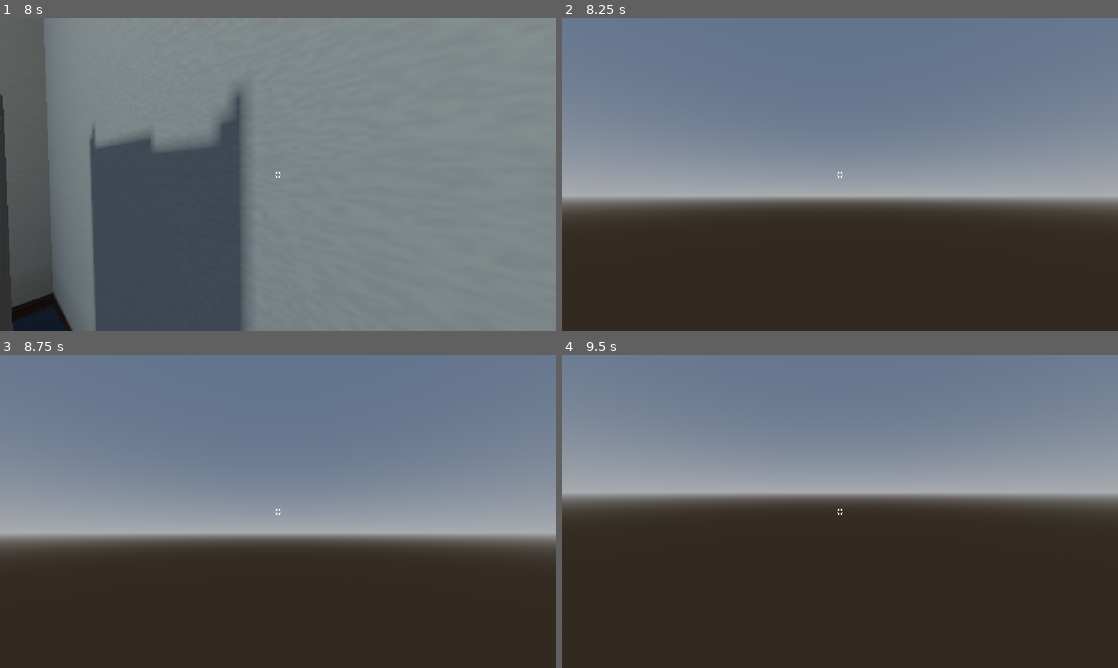
Above: before the commit, frames 1-4 (two rows, left to right).
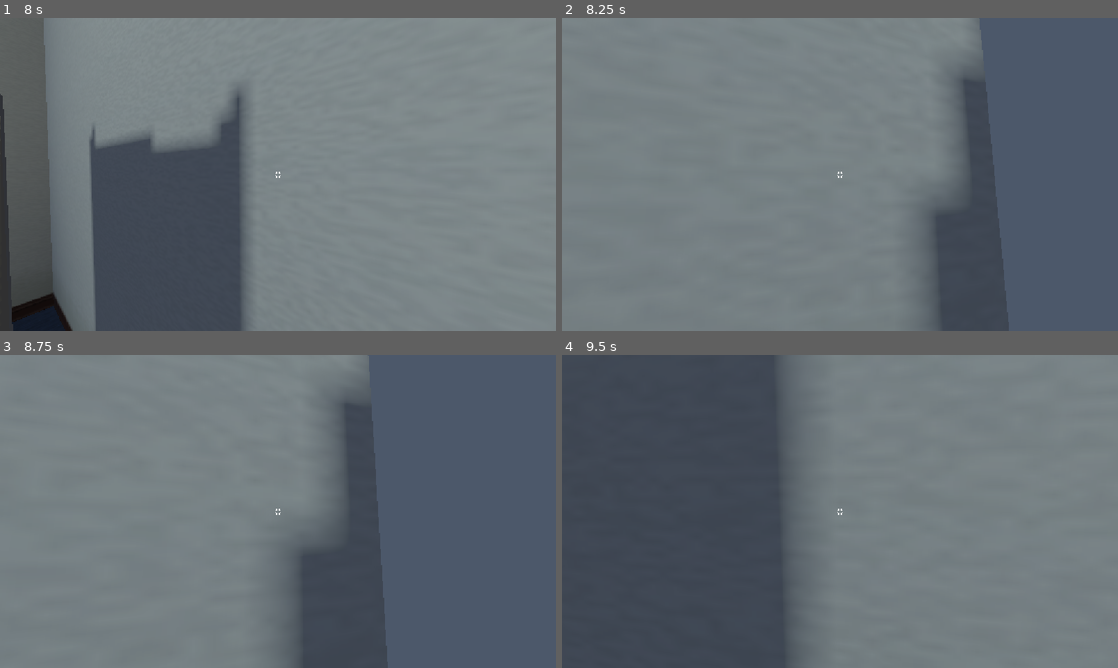
Above: after the commit, the same moments.

Repository: shaneriob-bit/time-bomb
Game: Godot game, scene res://_scenes/main.tscn
Two runs of this game, one before a commit and one after it. Both use one fixed random seed, a clock stepped at 60 frames per second and the inputs below.
Inputs (mouse positions are in pixels of both pictures, inside the frame that each line leads up to):
- Up to frame 1 (8 s): move the mouse to (305, 174) at 0.52 s; hold Right mouse button (throw) 0.53-1.28 s; hold W (move_forward) 0.53-5.78 s; click (305, 174) at 0.67 s; tap Space (jump) at 0.77, 1.52, 3.02, 3.77, 4.52, 6.02, 6.77, 7.52 s; move the mouse to (250, 174) at 1.27 s; right-click (250, 174) at 1.35 s; move the mouse to (289, 168) at 2.02 s; hold Right mouse button (throw) 2.03-2.78 s; move the mouse to (272, 180) at 2.77 s; right-click (272, 180) at 2.85 s; click (272, 180) at 2.92 s; move the mouse to (316, 177) at 3.52 s; hold Right mouse button (throw) 3.53-4.28 s; move the mouse to (233, 171) at 4.27 s; right-click (233, 171) at 4.35 s; move the mouse to (283, 174) at 5.02 s; hold Right mouse button (throw) 5.03-5.78 s; click (283, 174) at 5.17 s; move the mouse to (255, 168) at 5.77 s; hold D (move_right) 5.78-6.53 s; right-click (255, 168) at 5.85 s; move the mouse to (305, 174) at 6.52 s; hold Right mouse button (throw) 6.53-7.28 s; hold W (move_forward) from 6.53 s (still down); move the mouse to (250, 174) at 7.27 s; right-click (250, 174) at 7.35 s; click (250, 174) at 7.42 s
- Up to frame 2 (8.25 s): keep holding W (move_forward); move the mouse to (851, 168) at 8.02 s; hold Right mouse button (throw) from 8.03 s (still down)
- Up to frame 3 (8.75 s): keep holding W (move_forward); keep holding Right mouse button (throw)
- Up to frame 4 (9.5 s): tap Enter at 8.75 s; move the mouse to (834, 517) at 8.77 s; release W (move_forward) at 8.78 s; release Right mouse button (throw) at 8.78 s; hold A (move_left) from 8.78 s (still down); right-click (834, 517) at 8.85 s; tap Space (jump) at 9.02 s

Frame 1 is identical in both runs. In frame 2, 68% of the frame differs, in the area x 0-100%, y 0-100%; in frame 3, 73%; in frame 4, 83%.

Commit message:
omg i can't believe my collisiosn got turned off

Diff:
--- /dev/null
+++ b/_scenes/death.tscn
@@ -0,0 +1,17 @@
+[gd_scene format=3 uid="uid://dgsac3hf6oavq"]
+
+[sub_resource type="ProceduralSkyMaterial" id="ProceduralSkyMaterial_ia55b"]
+sky_horizon_color = Color(0.66224277, 0.6717428, 0.6867428, 1)
+ground_horizon_color = Color(0.66224277, 0.6717428, 0.6867428, 1)
+
+[sub_resource type="Sky" id="Sky_7ag0t"]
+sky_material = SubResource("ProceduralSkyMaterial_ia55b")
+
+[sub_resource type="Environment" id="Environment_eqp8a"]
+background_mode = 2
+sky = SubResource("Sky_7ag0t")
+
+[node name="death" type="Node3D" unique_id=26096098]
+
+[node name="WorldEnvironment" type="WorldEnvironment" parent="." unique_id=605828799]
+environment = SubResource("Environment_eqp8a")
--- a/_scenes/office_layout.tscn
+++ b/_scenes/office_layout.tscn
@@ -19,6 +19,7 @@
 
 [node name="CSGBox3D10" type="CSGBox3D" parent="." unique_id=1964687628]
 transform = Transform3D(1, 0, 0, 0, 1, 0, 0, 0, 1, 1.9704418, 3.3553329, 11.965437)
+use_collision = true
 size = Vector3(40.48359, 6.5207825, 0.30371094)
 material = ExtResource("2_5ksdh")
 
@@ -34,41 +35,49 @@
 
 [node name="CSGBox3D3" type="CSGBox3D" parent="." unique_id=666135488]
 transform = Transform3D(1, 0, 0, 0, 1, 0, 0, 0, 1, -8.77965, 3.3553329, -18.673504)
+use_collision = true
 size = Vector3(14.635254, 6.5207825, 0.30371094)
 material = ExtResource("2_5ksdh")
 
 [node name="CSGBox3D9" type="CSGBox3D" parent="." unique_id=178543161]
 transform = Transform3D(1, 0, 0, 0, 1, 0, 0, 0, 1, 10.174145, 3.3553329, -22.541641)
+use_collision = true
 size = Vector3(23.998535, 6.5207825, 0.30371094)
 material = ExtResource("2_5ksdh")
 
 [node name="CSGBox3D14" type="CSGBox3D" parent="." unique_id=355391891]
 transform = Transform3D(1, 0, 0, 0, 1, 0, 0, 0, 1, -8.449602, 3.3553329, 28.733288)
+use_collision = true
 size = Vector3(24.601013, 6.5207825, 0.30371094)
 material = ExtResource("2_5ksdh")
 
 [node name="CSGBox3D16" type="CSGBox3D" parent="." unique_id=1588965226]
 transform = Transform3D(1, 0, 0, 0, 1, 0, 0, 0, 1, 11.740541, 3.3553329, 25.9106)
+use_collision = true
 size = Vector3(15.631683, 6.5207825, 0.30371094)
 material = ExtResource("2_5ksdh")
 
 [node name="CSGBox3D4" type="CSGBox3D" parent="." unique_id=1313808395]
 transform = Transform3D(-4.371139e-08, 0, 1, 0, 1, 0, -1, 0, -4.371139e-08, -17.030779, 3.3553329, 10.601345)
+use_collision = true
 size = Vector3(38.211548, 6.5207825, 0.30371094)
 material = ExtResource("2_5ksdh")
 
 [node name="CSGBox3D12" type="CSGBox3D" parent="." unique_id=1517964878]
 transform = Transform3D(-4.371139e-08, 0, 1, 0, 1, 0, -1, 0, -4.371139e-08, -15.500076, 3.3553329, -14.432137)
+use_collision = true
 size = Vector3(11.592438, 6.5207825, 0.30371094)
 material = ExtResource("2_5ksdh")
 
 [node name="CSGBox3D17" type="CSGBox3D" parent="." unique_id=1415770413]
 transform = Transform3D(-4.371139e-08, 0, -1, 0, 1, 0, 1, 0, -4.371139e-08, 14.480216, 3.3553329, 19.577057)
+use_collision = true
 size = Vector3(15.303635, 6.5207825, 0.30371094)
 material = ExtResource("2_5ksdh")
 
 [node name="CSGBox3D6" type="CSGBox3D" parent="." unique_id=764235991]
 transform = Transform3D(-4.371139e-08, 0, 1, 0, 1, 0, -1, 0, -4.371139e-08, -1.5163487, 3.3553329, -6.045138)
+use_collision = true
 size = Vector3(35.69378, 6.5207825, 0.30371094)
 material = ExtResource("2_5ksdh")
 
@@ -84,6 +93,7 @@
 
 [node name="CSGBox3D7" type="CSGBox3D" parent="." unique_id=1695794084]
 transform = Transform3D(-1, 0, -8.742278e-08, 0, 1, 0, 8.742278e-08, 0, -1, -11.1732235, 3.3553329, -8.478929)
+use_collision = true
 size = Vector3(19.332016, 6.5207825, 0.30371094)
 material = ExtResource("2_5ksdh")
 
@@ -94,11 +104,13 @@
 
 [node name="CSGBox3D8" type="CSGBox3D" parent="." unique_id=905033857]
 transform = Transform3D(-1, 0, -8.742278e-08, 0, 1, 0, 8.742278e-08, 0, -1, -13.002317, 3.3553329, 1.5920552)
+use_collision = true
 size = Vector3(9.79248, 6.5207825, 0.30371094)
 material = ExtResource("2_5ksdh")
 
 [node name="CSGBox3D11" type="CSGBox3D" parent="." unique_id=624896716]
 transform = Transform3D(-4.371139e-08, 0, 1, 0, 1, 0, -1, 0, -4.371139e-08, -8.212639, 3.3553329, 1.8286209)
+use_collision = true
 size = Vector3(20.563166, 6.5207825, 0.30371094)
 material = ExtResource("2_5ksdh")
 
@@ -114,11 +126,13 @@
 
 [node name="CSGBox3D5" type="CSGBox3D" parent="." unique_id=1564822457]
 transform = Transform3D(-4.371139e-08, 0, 1, 0, 1, 0, -1, 0, -4.371139e-08, 20.768034, 3.3553329, -5.2368813)
+use_collision = true
 size = Vector3(34.65277, 6.5207825, 0.30371094)
 material = ExtResource("2_5ksdh")
 
 [node name="CSGBox3D15" type="CSGBox3D" parent="." unique_id=1939159128]
 transform = Transform3D(-4.371139e-08, 0, 1, 0, 1, 0, -1, 0, -4.371139e-08, 3.8029714, 3.3553329, 23.413624)
+use_collision = true
 size = Vector3(22.92797, 6.5207825, 0.30371094)
 material = ExtResource("2_5ksdh")
 
